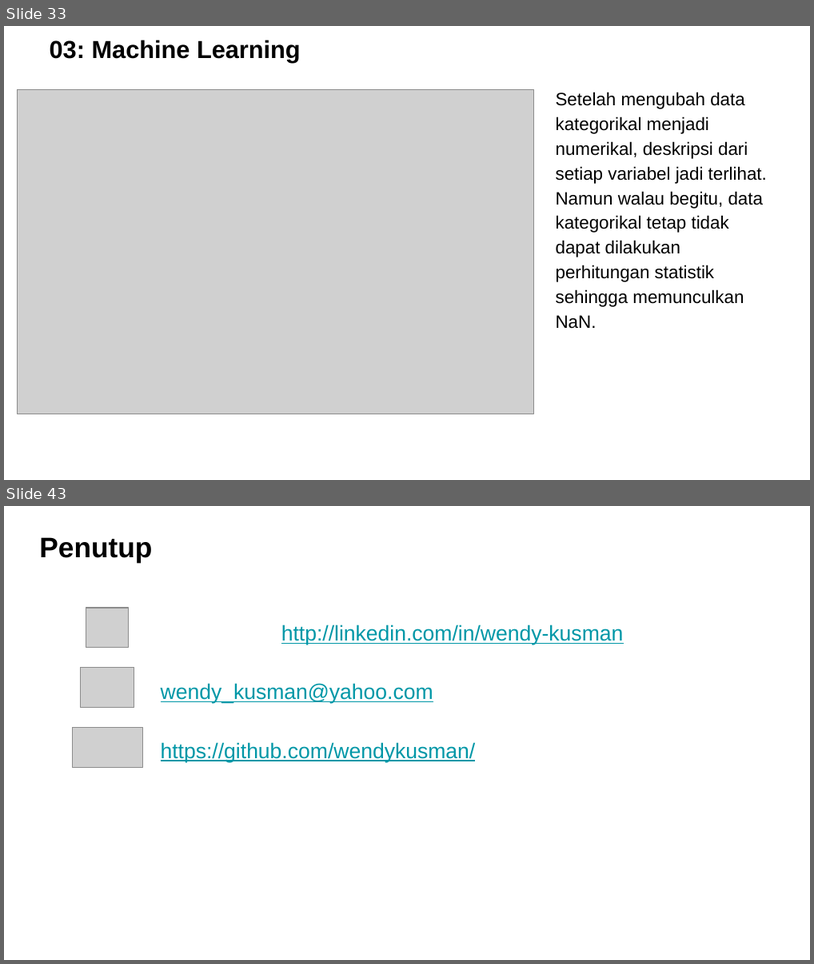
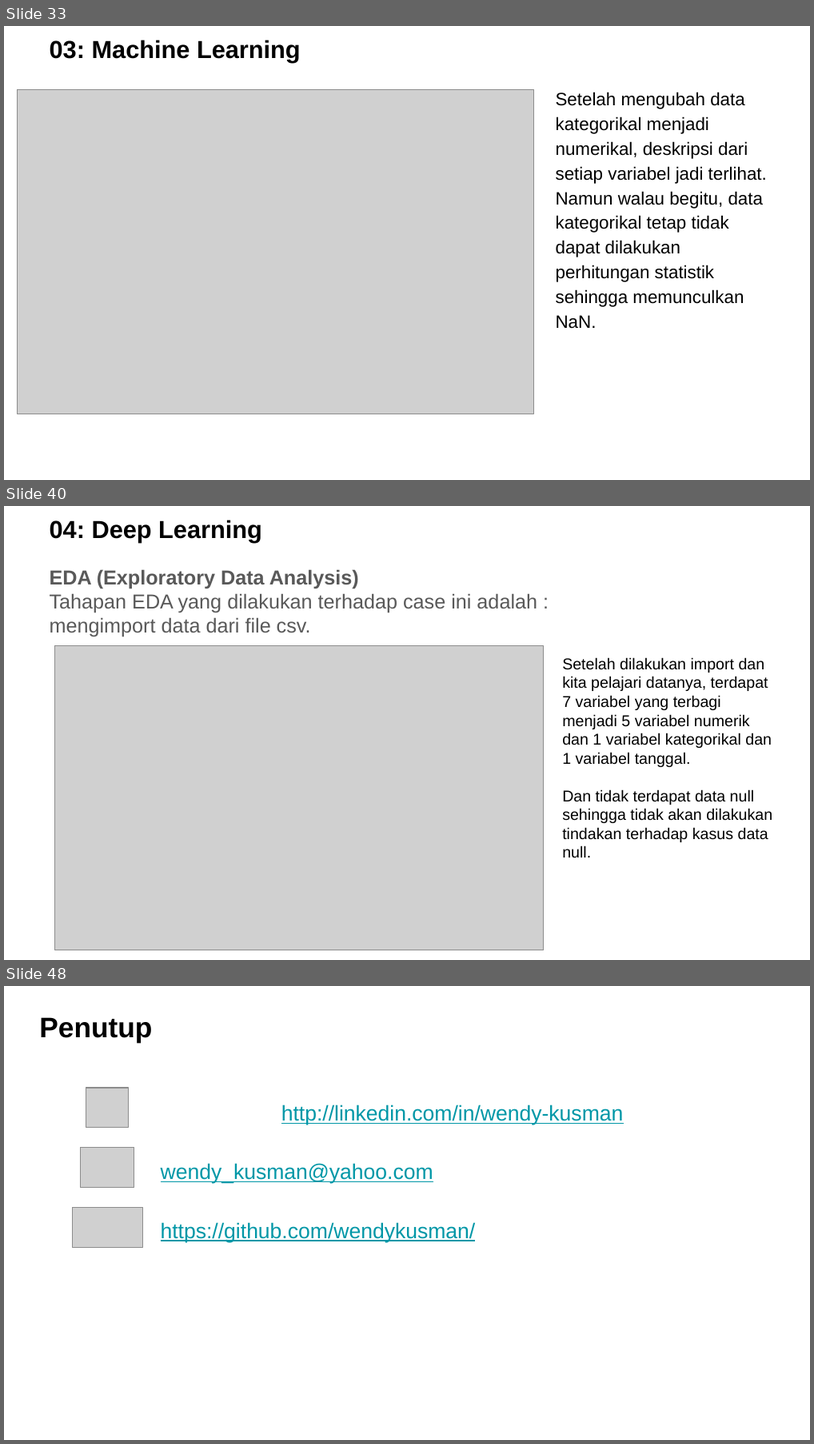
Before and after one commit to wendykusman/ProjectDataScience, a slide deck: DataScienceProject -Wendy Kusman.pptx. Shown one above the other, each under a label of ours: slides 33 and 43 before the commit, slides 33, 40 and 48 after it; the slides between them are not shown. The pictures are 814x964 and 814x1444 pixels, drawn with LibreOffice and Linux fonts; fonts in the diff are those of the drawing; grey boxes stand for pictures; background and template pictures are left out. Boxes give left, top, right and bottom in pixels: in the first picture for what was removed or moved away, otherwise in the second. Text is boxed around its words. In the diff, an @@ line names an element or a change of style, - is before the commit and + after.

```diff
--- a/DataScienceProject -Wendy Kusman.pptx
+++ b/DataScienceProject -Wendy Kusman.pptx
@@ slide 40 added at [4,506,810,960], background picture (left out) @@
@@ title added at [50,520,262,543], 22 pt, text #000000, bold @@
+04: Deep Learning
@@ text added at [50,569,538,636], 18 pt, text #595959 @@
+EDA (Exploratory Data Analysis)
+Tahapan EDA yang dilakukan terhadap case ini adalah :
+mengimport data dari file csv.
@@ picture added at [55,645,543,949] @@
@@ text added at [562,657,773,858], 14 pt, text #000000 @@
+Setelah dilakukan import dan kita pelajari datanya, terdapat 7 variabel yang terbagi menjadi 5 variabel numerik dan 1 variabel kategorikal dan 1 variabel tanggal.
+Dan tidak terdapat data null sehingga tidak akan dilakukan tindakan terhadap kasus data null.
@@ what was slide 43 is now slide 48 @@
```
Also in this commit, not shown: 9 slides changed, 6 other slides added, 2 slides removed.
